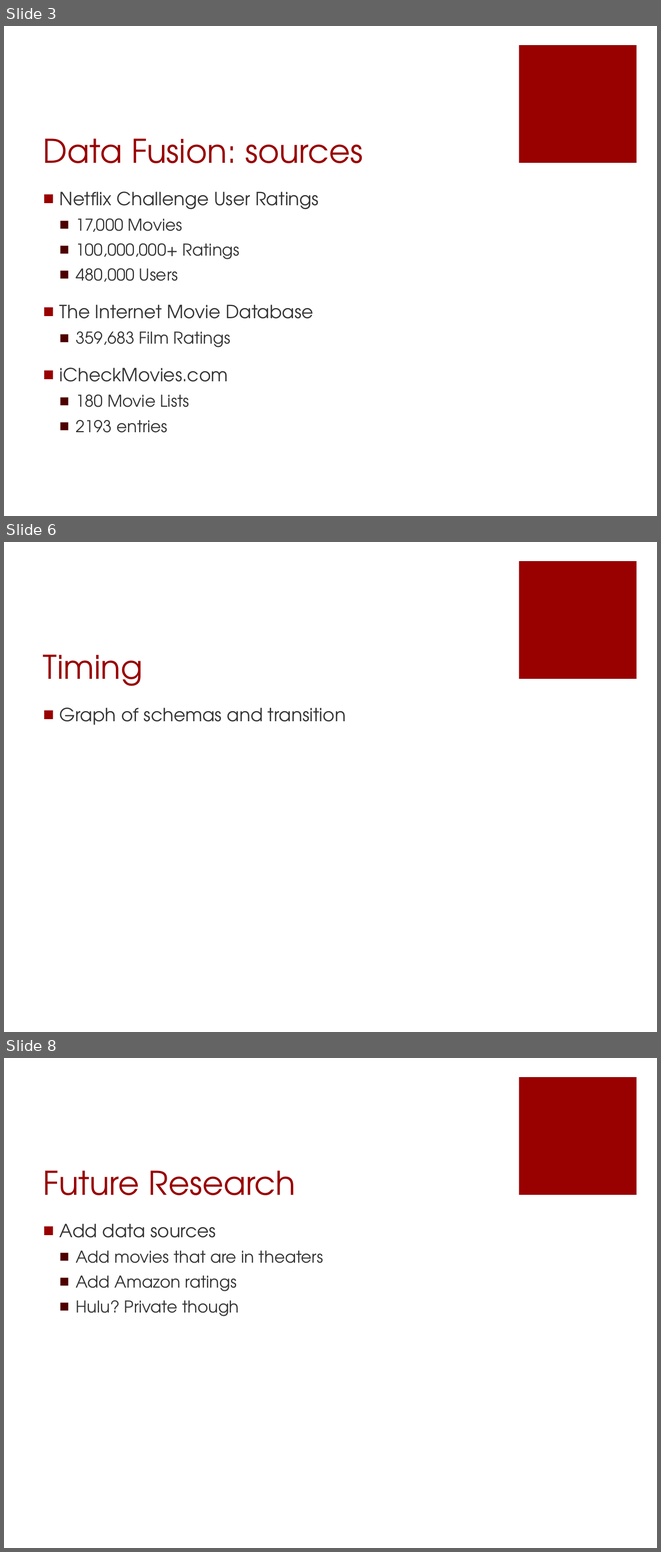
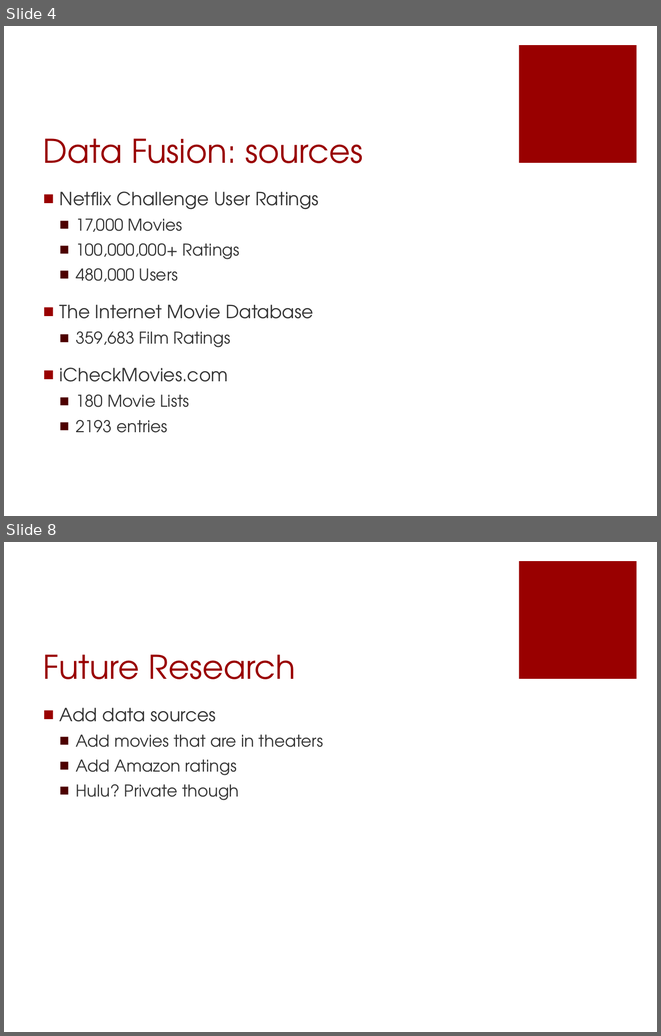
Before and after one commit to scrasmussen/euler-enigma, a slide deck: project/movieML/presentation.pptx. Shown one above the other, each under a label of ours: slides 3, 6 and 8 before the commit, slides 4 and 8 after it; the slides between them are not shown. The pictures are 661x1552 and 661x1036 pixels, drawn with LibreOffice and Linux fonts; fonts in the diff are those of the drawing. Boxes give left, top, right and bottom in pixels: in the first picture for what was removed or moved away, otherwise in the second. Text is boxed around its words. In the diff, an @@ line names an element or a change of style, - is before the commit and + after.

```diff
--- a/project/movieML/presentation.pptx
+++ b/project/movieML/presentation.pptx
@@ slide 6 removed at (x1=4, y1=542, x2=657, y2=1032), background #FFFFFF; not listed: 1 template element that a slide beside it also shows @@
@@ title removed at (x1=43, y1=654, x2=143, y2=686) @@
-Timing
@@ text removed at (x1=60, y1=707, x2=346, y2=725) @@
-■ Graph of schemas and transition
@@ what was slide 3 is now slide 4 @@
```
Also in this commit, not shown: 3 slides changed, 2 slides added, 1 other slide removed.
